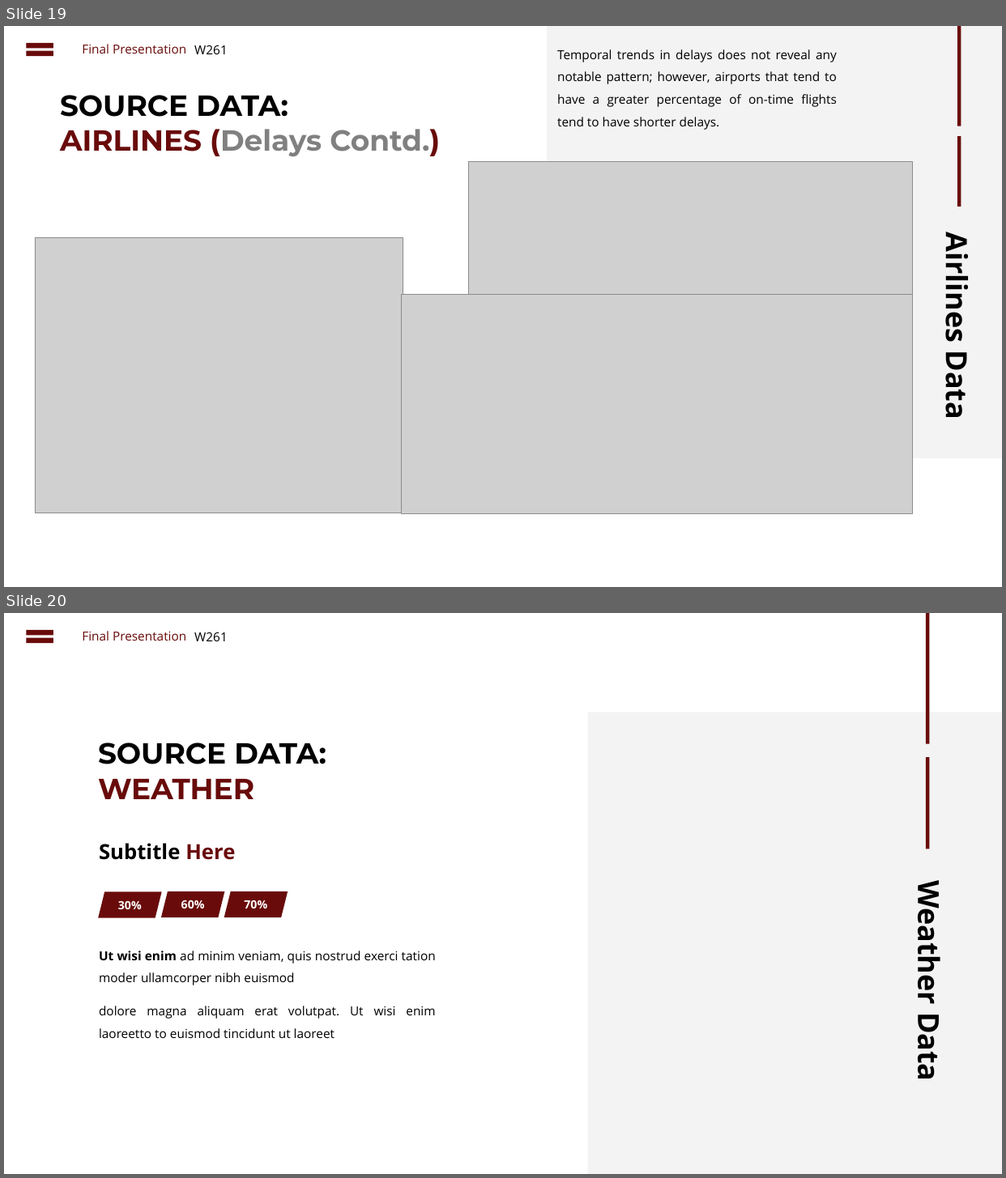
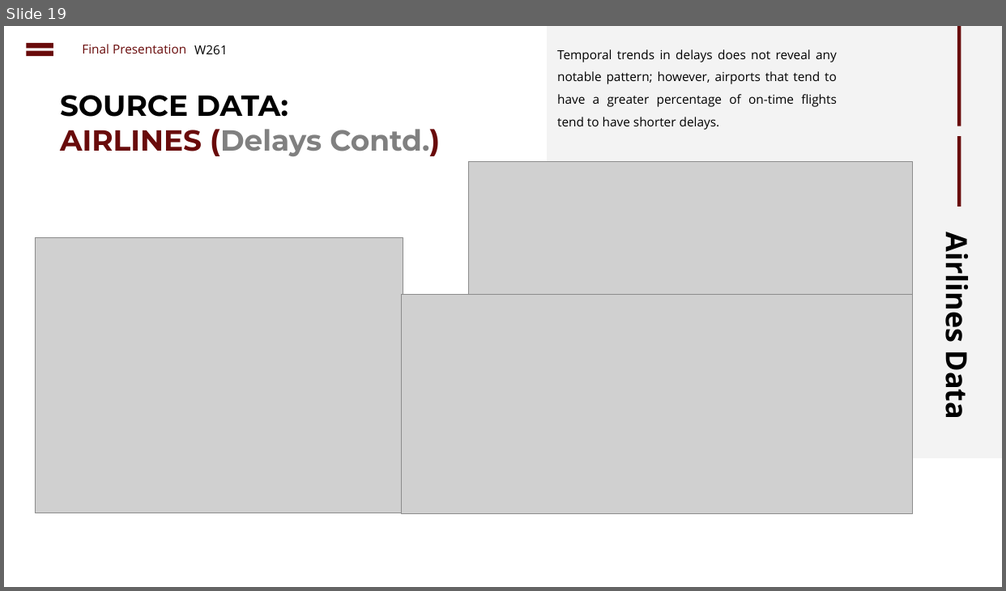
Before and after one commit to cbenge509/flightsontime, a slide deck: presentation/Delayed Flights Prediction - Final.pptx. Shown one above the other, each under a label of ours: slides 19 and 20 before the commit, slide 19 after it. The pictures are 1006x1178 and 1006x591 pixels, drawn with LibreOffice and Linux fonts; fonts in the diff are those of the drawing; grey boxes stand for pictures. Boxes give left, top, right and bottom in pixels: in the first picture for what was removed or moved away, otherwise in the second. Text is boxed around its words. In the diff, an @@ line names an element or a change of style, - is before the commit and + after.

```diff
--- a/presentation/Delayed Flights Prediction - Final.pptx
+++ b/presentation/Delayed Flights Prediction - Final.pptx
@@ slide 20 removed at [4, 613, 1002, 1174], background #FFFFFF @@
@@ math equal removed at [21, 625, 58, 648] @@
@@ text removed at [82, 631, 186, 641] @@
-Final Presentation
@@ text removed at [194, 632, 228, 641] @@
-W261
@@ rectangle removed at [926, 613, 929, 744] @@
@@ rectangle removed at [588, 713, 1002, 1174] @@
@@ text removed at [98, 743, 326, 799] @@
-SOURCE DATA:
-WEATHER
@@ rectangle removed at [926, 757, 929, 850] @@
@@ text removed at [99, 843, 235, 860] @@
-Subtitle Here
@@ parallelogram removed at [98, 892, 162, 918] @@
-30%
@@ parallelogram removed at [161, 892, 225, 918] @@
-60%
@@ parallelogram removed at [224, 892, 288, 918] @@
-70%
@@ text removed at [910, 892, 949, 1079] @@
-Weather Data
@@ text removed at [99, 951, 436, 1038] @@
-Ut wisi enim ad minim veniam, quis nostrud exerci tation moder ullamcorper nibh euismod
-dolore magna aliquam erat volutpat. Ut wisi enim laoreetto to euismod tincidunt ut laoreet
```
Also in this commit, not shown: 1 slide changed, 5 slides added, 6 other slides removed.
